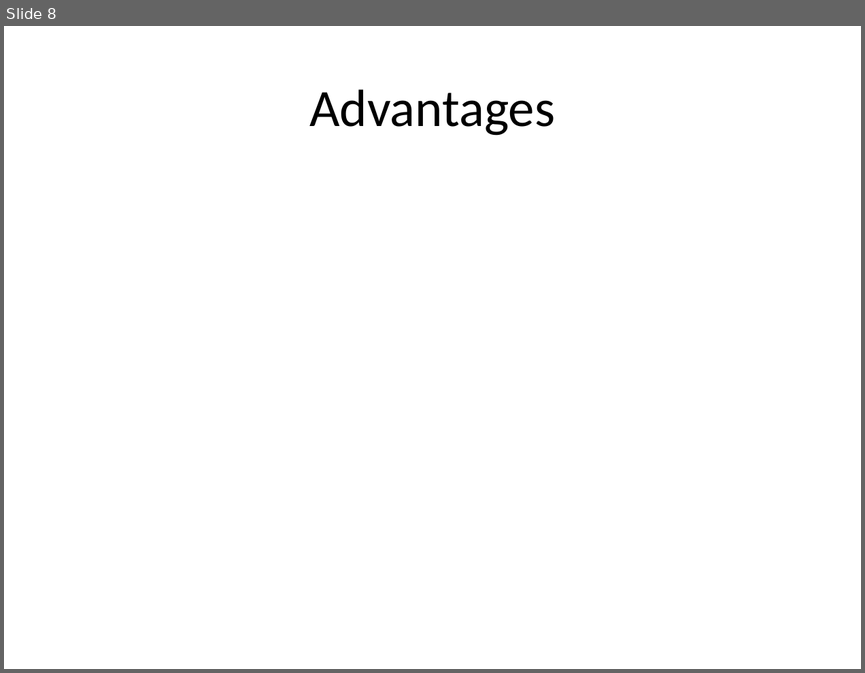
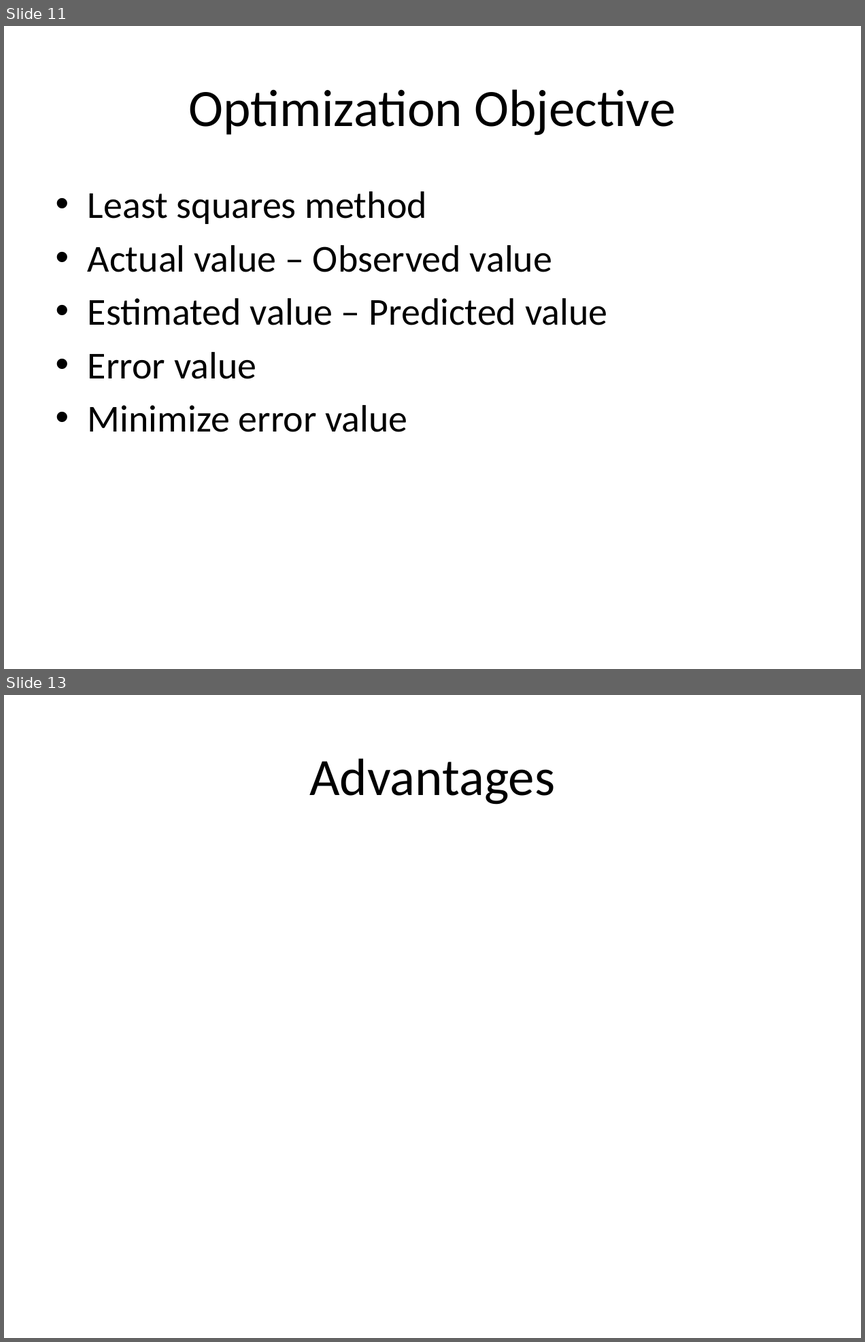
Before and after one commit to look4pritam/ArtificialIntelligence, a slide deck: MachineLearning/LinearRegression/LinearRegression.pptx. Shown one above the other, each under a label of ours: slide 8 before the commit, slides 11 and 13 after it; the slides between them are not shown. The pictures are 865x673 and 865x1342 pixels, drawn with LibreOffice and Linux fonts; fonts in the diff are those of the drawing. Boxes give left, top, right and bottom in pixels: in the first picture for what was removed or moved away, otherwise in the second. Text is boxed around its words. In the diff, an @@ line names an element or a change of style, - is before the commit and + after.

```diff
--- a/MachineLearning/LinearRegression/LinearRegression.pptx
+++ b/MachineLearning/LinearRegression/LinearRegression.pptx
@@ slide 11 added at <box>4,26,861,669</box>, background #FFFFFF @@
@@ title added at <box>189,89,675,135</box>, 44 pt, text #000000 @@
+Optimization Objective
@@ text added at <box>88,191,607,432</box>, 32 pt, text #000000 @@
+• Least squares method
+• Actual value – Observed value
+• Estimated value – Predicted value
+• Error value
+• Minimize error value
@@ what was slide 8 is now slide 13 @@
```
Also in this commit, not shown: 3 slides changed, 5 other slides added, 1 slide removed.
